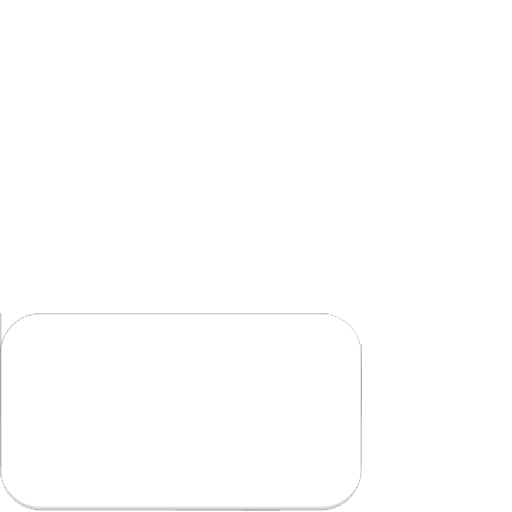
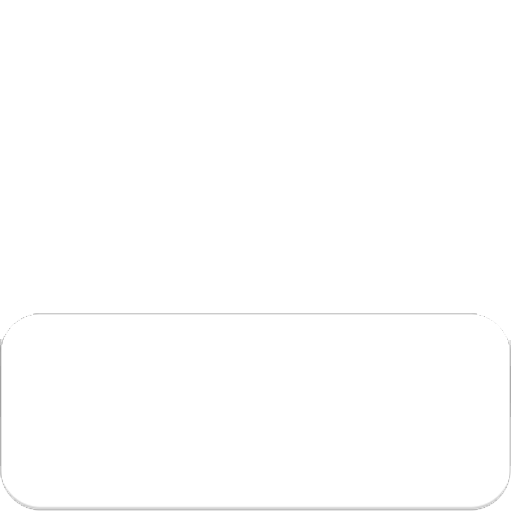
Two versions of the same layered image (512x512). Layer-by-layer changes:
painted on "Katman 1" over [left=0, top=313, right=511, bottom=511]
